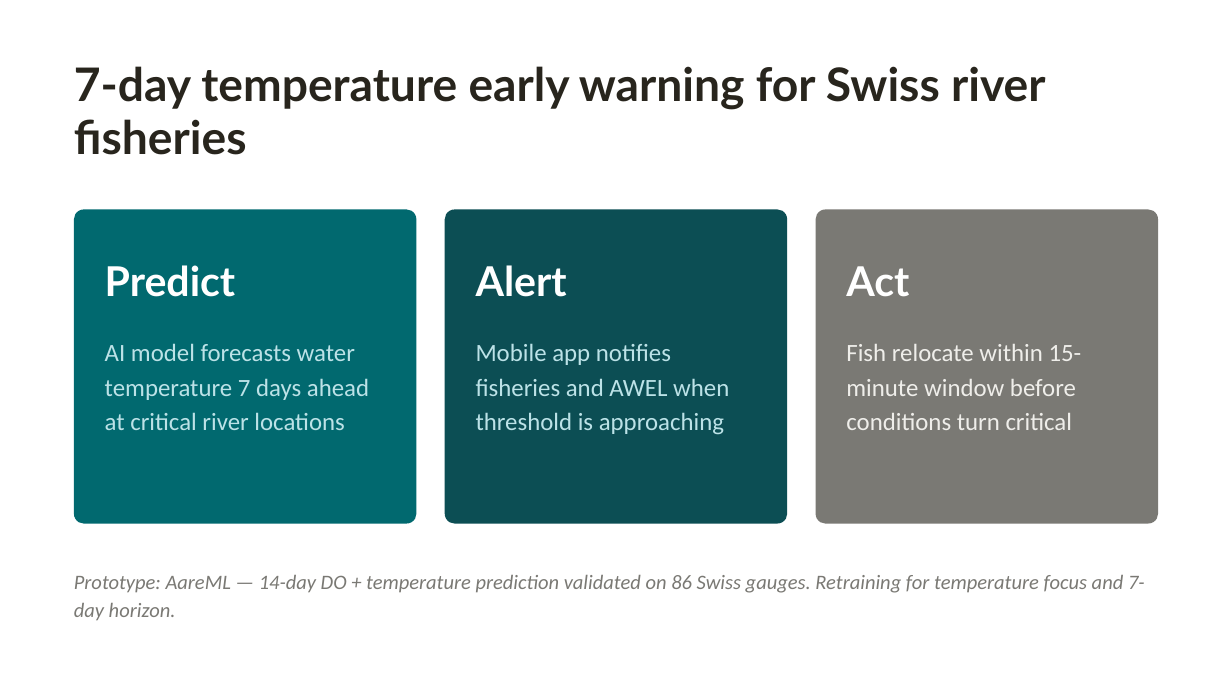
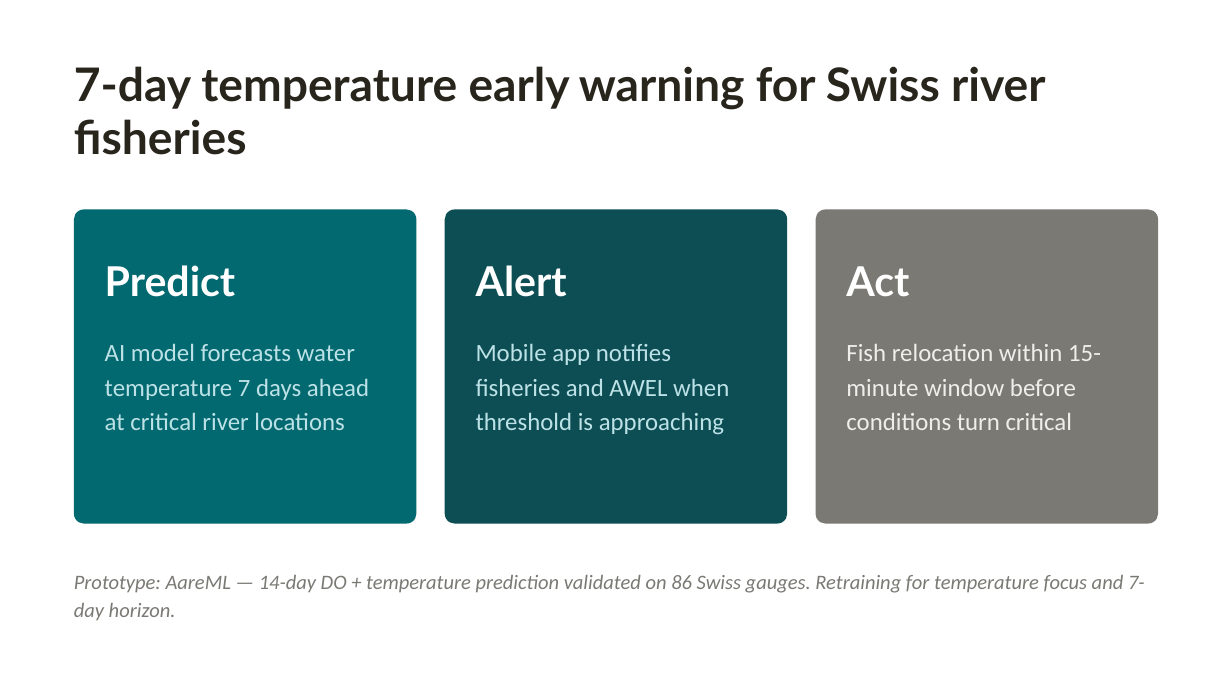
Before and after one commit to polar-bear-after-lunch/AareML, a slide deck: slide 3 of AareML_Sandbox_Pitch.pptx. Drawn at 1232x693 pixels with LibreOffice and Linux fonts; fonts in the diff are those of the drawing. Boxes give left, top, right and bottom in pixels: in the first picture for what was removed or moved away, otherwise in the second. Text is boxed around its words. In the diff, an @@ line names an element or a change of style, - is before the commit and + after.

```diff
--- a/AareML_Sandbox_Pitch.pptx
+++ b/AareML_Sandbox_Pitch.pptx
@@ text at (846, 344, 1101, 430): text changed @@
-Fish relocate within 15-minute window before conditions turn critical
+Fish relocation within 15-minute window before conditions turn critical
```
Also in this commit, not shown: 4 other slides changed, 1 other file.
